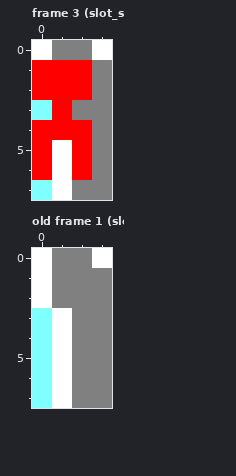
Pixel-art file, stored at assets/aseprite/planetbase_slots_cpc_mode0.aseprite. Above is the file before it was changed.
4x8 pixels, 120 frames. Shown: frame 3 (slot_s_0_carrier), old frame 1 (slot_s_0_empty). The commit also changed other frames, which this record leaves out.
After the commit:
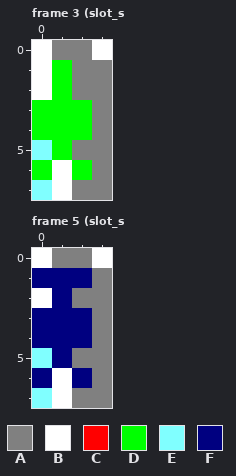
Palette (. is transparent): A #808080  B #ffffff  C #ff0000  D #00ff00  E #80ffff  F #000080
A new or re-ordered frame is compared with the old frame closest to it.
The exact change:
frames 120 -> 216
Frame 3 (slot_s_0_biologist):
The edit turns colour C into colour A in rows 1 to 2 at x 2; in row 5 at x 2.
The edit turns colour C into colour B in rows 1 to 2 at x 0.
The edit turns colour A into colour D in row 3 at x 2.
The edit turns colour B into colour D in row 5 at x 1.
The edit turns colour C into colour D in rows 1 to 3 at x 1; in row 4 at x 0 to 2; in row 6 at x 0 and 2.
The edit turns colour E into colour D in row 3 at x 0.
The edit turns colour C into colour E in row 5 at x 0.
Frame 5 (slot_s_0_guard) is new; against old frame 1 (slot_s_0_empty):
The edit turns colour A into colour F in row 1 at x 1 to 2; in row 2 at x 1; in rows 3 to 4 at x 2; in row 6 at x 2.
The edit turns colour B into colour F in row 1 at x 0; in rows 3 to 5 at x 1.
The edit turns colour E into colour F in rows 3 to 4 at x 0; in row 6 at x 0.
Changed places in both pictures, as pixel boxes (x1, y1, x2, y2):
changed: (32, 60, 92, 180)
changed: (32, 268, 92, 388)
